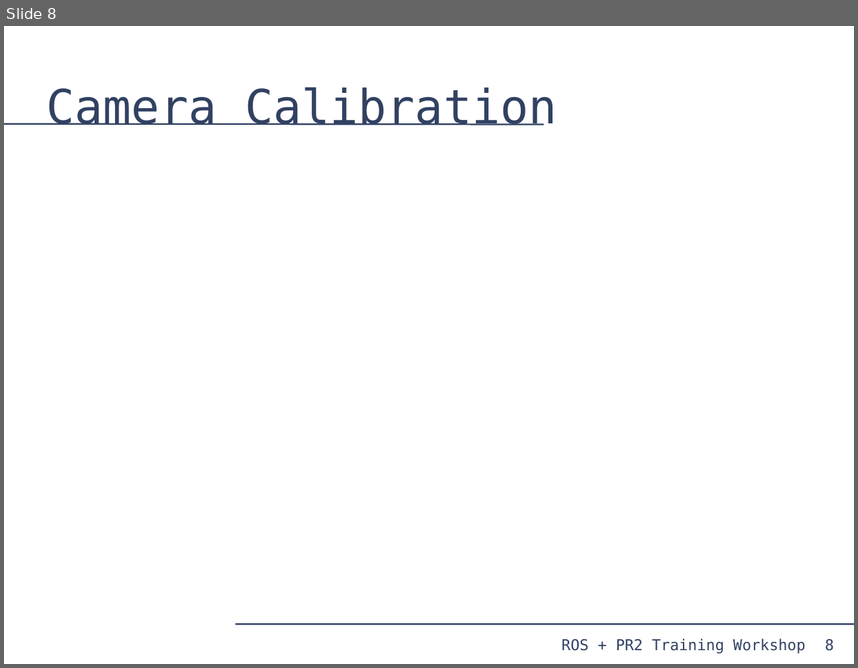
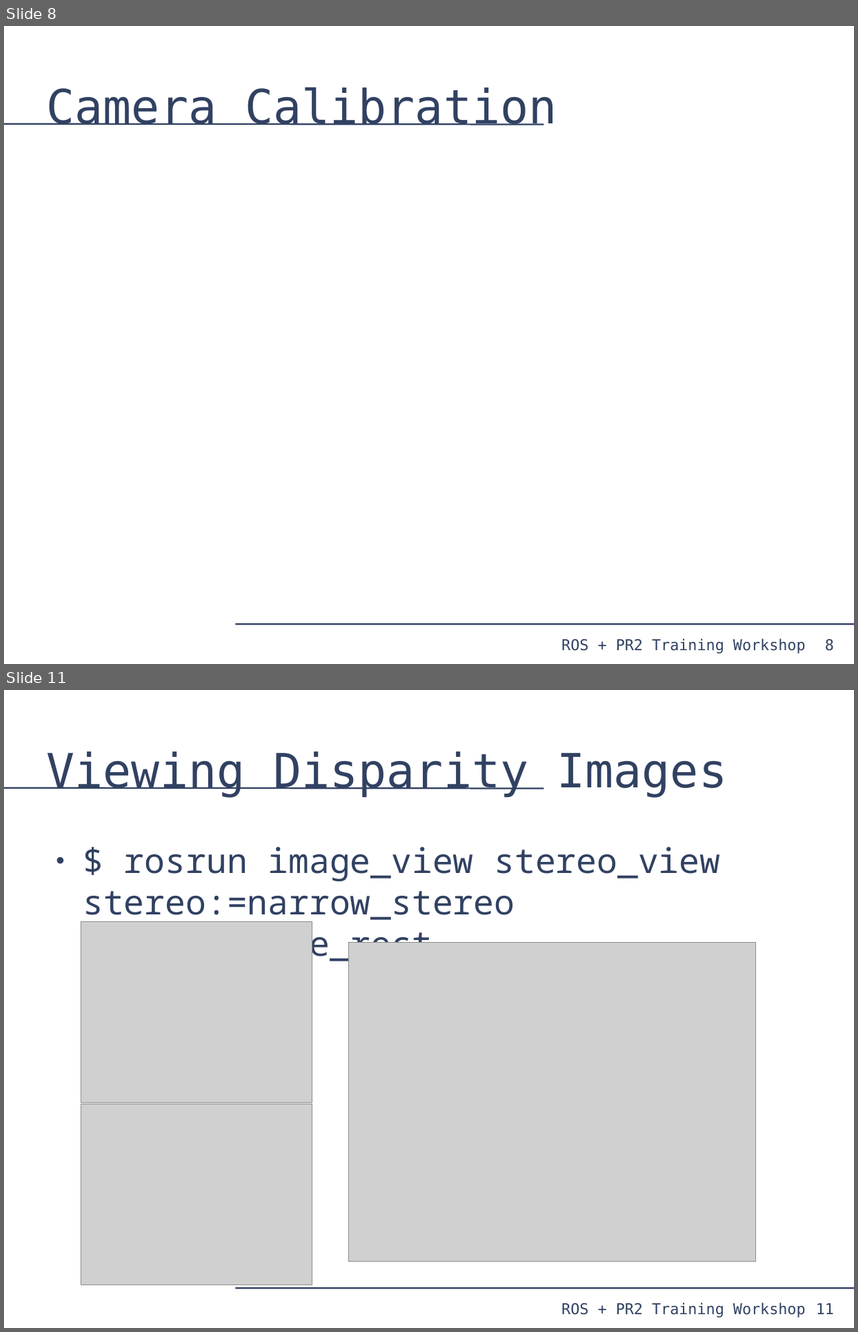
Before and after one commit to PR2/pr2_docs, a slide deck: pr2_training_workshop/processing_camera_data/slides.odp. Shown one above the other, each under a label of ours: slide 8 before the commit, slides 8 and 11 after it; the slides between them are not shown. The pictures are 858x668 and 858x1332 pixels, drawn with LibreOffice and Linux fonts; fonts in the diff are those of the drawing; grey boxes stand for pictures. Boxes give left, top, right and bottom in pixels: in the first picture for what was removed or moved away, otherwise in the second. Text is boxed around its words. In the diff, an @@ line names an element or a change of style, - is before the commit and + after.

```diff
--- a/pr2_training_workshop/processing_camera_data/slides.odp
+++ b/pr2_training_workshop/processing_camera_data/slides.odp
@@ slide 11 added at bbox=[4, 690, 854, 1328], background #FFFFFF; not listed: 4 template elements that a slide beside it also shows @@
@@ title added at bbox=[47, 751, 728, 797], 44 pt, text #314162 @@
+Viewing Disparity Images
@@ text added at bbox=[83, 847, 720, 965], 32 pt, text #314162 @@
+● $ rosrun image_view stereo_view stereo:=narrow_stereo image:=image_rect
@@ picture added at bbox=[81, 921, 312, 1103] @@
@@ picture added at bbox=[349, 943, 756, 1261] @@
@@ picture added at bbox=[81, 1103, 312, 1285] @@
```
Also in this commit, not shown: 13 slides changed, 3 other slides added, 1 slide removed.
